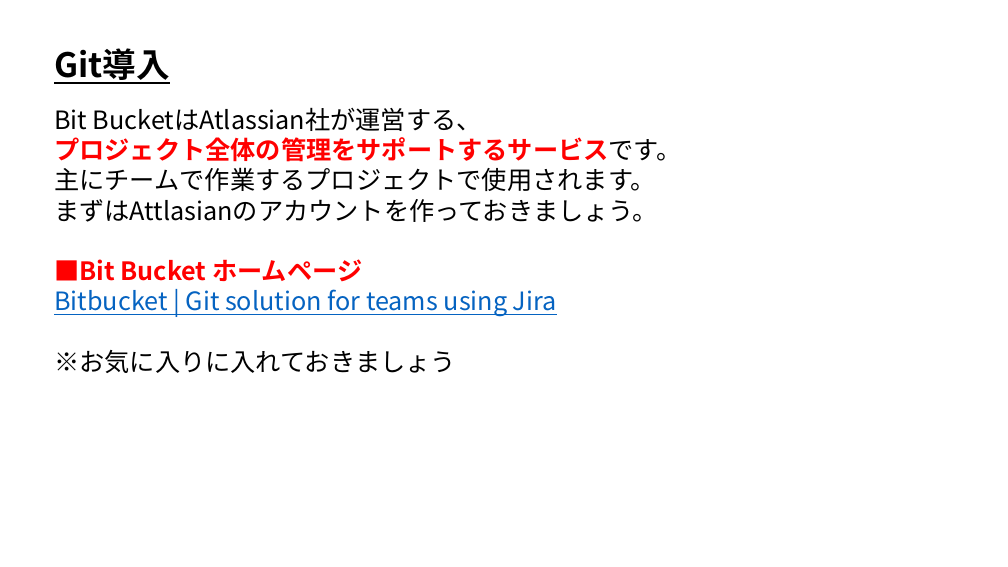
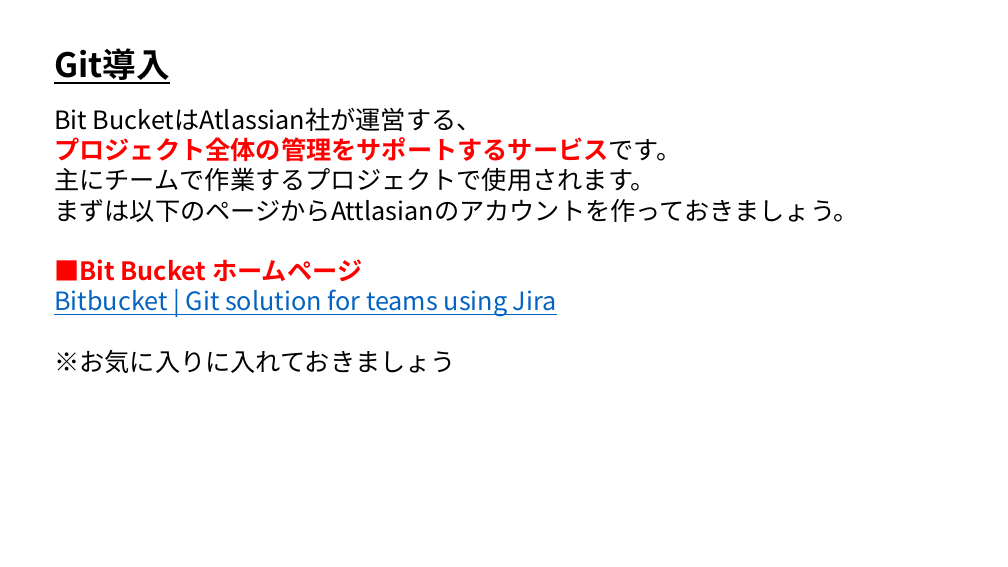
Before and after one commit to ArakiYusuke-Ohara/Textbook, a slide deck: slide 6 of ゲーム科2年/00_前期/ゲームエンジンⅢ/バージョン管理/01_Git導入.pptx. Drawn at 1008x567 pixels with LibreOffice and Linux fonts; fonts in the diff are those of the drawing. Boxes give left, top, right and bottom in pixels: in the first picture for what was removed or moved away, otherwise in the second. Text is boxed around its words. In the diff, an @@ line names an element or a change of style, - is before the commit and + after.

Commit message:
バージョン管理のスライドを微修正

```diff
--- a/ゲーム科2年/00_前期/ゲームエンジンⅢ/バージョン管理/01_Git導入.pptx
+++ b/ゲーム科2年/00_前期/ゲームエンジンⅢ/バージョン管理/01_Git導入.pptx
@@ text at bbox=[54, 199, 859, 222]: text changed @@
-まずはAttlasianのアカウントを作っておきましょう。
+まずは以下のページからAttlasianのアカウントを作っておきましょう。
```
Also in this commit, not shown: 1 other slide changed, 9 other files.
